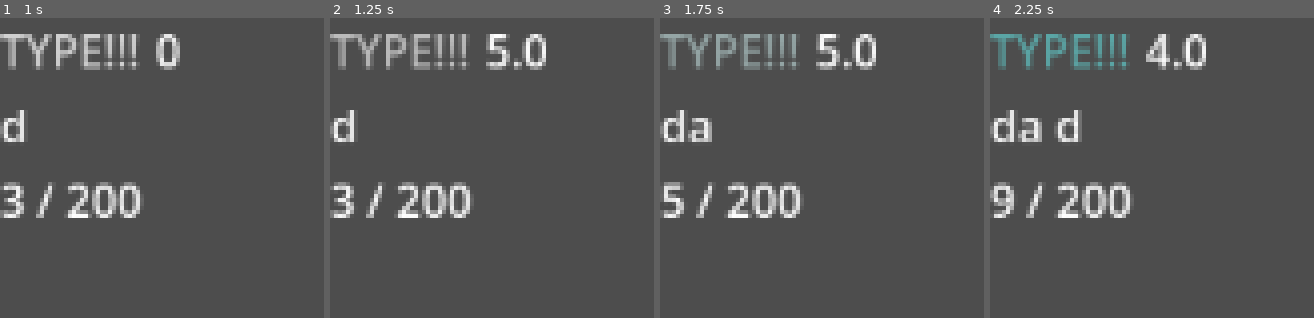
Above: before the commit, frames 1-4 (left to right).
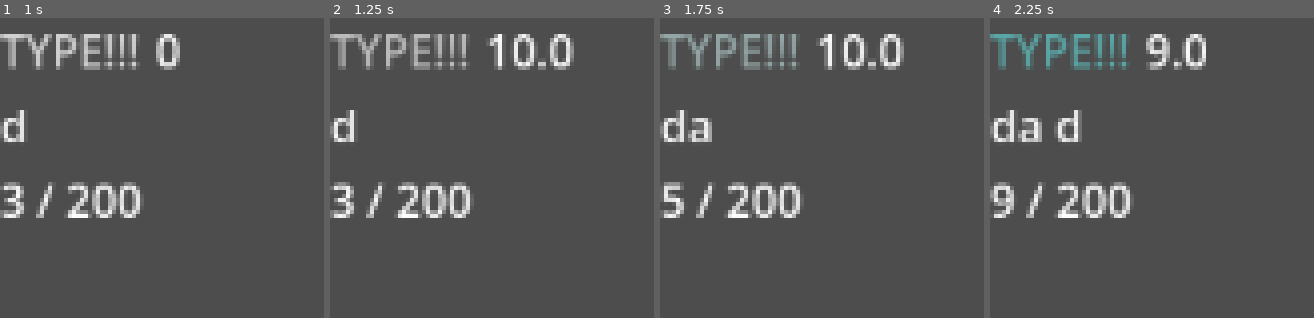
Above: after the commit, the same moments.

Repository: Morridev0/Prog_Anx
Game: Godot game, scene res://scenes/keep_typing_minigame.tscn
The game is run twice, just before and just after one commit, with the same random seed, the same clock (stepped at 60 frames per second) and the same inputs. The project has no main scene, so this scene is started directly.
Inputs:
- Up to frame 1 (1 s): tap Enter at 0.5 s; hold D (right, bound only after the commit) from 0.53 s (still down)
- Up to frame 2 (1.25 s): keep holding D (right, bound only after the commit)
- Up to frame 3 (1.75 s): release D (right, bound only after the commit) at 1.28 s; hold A (left, bound only after the commit) from 1.28 s (still down)
- Up to frame 4 (2.25 s): tap Space at 2 s; release A (left, bound only after the commit) at 2.03 s; hold D (right, bound only after the commit) from 2.03 s (still down)

Frame 1 is identical in both runs. In frame 2, 2.2% of the frame differs, in the area x 48-76%, y 5-18%; in frame 3, 2.2%; in frame 4, 0.7%.

Commit message:
base minijuego done

Diff:
--- /dev/null
+++ b/assets/sprites/Gabi_bull.tres
@@ -0,0 +1,7 @@
+[gd_resource type="AtlasTexture" format=3 uid="uid://6einkc68xho8"]
+
+[ext_resource type="Texture2D" uid="uid://cy05mj1vud0ah" path="res://assets/images/Energy_drinks.png" id="1_f71kj"]
+
+[resource]
+atlas = ExtResource("1_f71kj")
+region = Rect2(20, 0, 23, 59)
--- /dev/null
+++ b/assets/sprites/Laruxx_bull.tres
@@ -0,0 +1,7 @@
+[gd_resource type="AtlasTexture" format=3 uid="uid://bfnwh7ihh7dof"]
+
+[ext_resource type="Texture2D" uid="uid://cy05mj1vud0ah" path="res://assets/images/Energy_drinks.png" id="1_0xvn6"]
+
+[resource]
+atlas = ExtResource("1_0xvn6")
+region = Rect2(148, 0, 23, 59)
--- /dev/null
+++ b/assets/sprites/Morri_bull.tres
@@ -0,0 +1,7 @@
+[gd_resource type="AtlasTexture" format=3 uid="uid://bhj21lnsmfi1"]
+
+[ext_resource type="Texture2D" uid="uid://cy05mj1vud0ah" path="res://assets/images/Energy_drinks.png" id="1_xy6oa"]
+
+[resource]
+atlas = ExtResource("1_xy6oa")
+region = Rect2(84, 0, 23, 59)
--- /dev/null
+++ b/assets/sprites/Water_bottle.tres
@@ -0,0 +1,7 @@
+[gd_resource type="AtlasTexture" format=3 uid="uid://dderly4544el3"]
+
+[ext_resource type="Texture2D" uid="uid://cy05mj1vud0ah" path="res://assets/images/Energy_drinks.png" id="1_f4gtn"]
+
+[resource]
+atlas = ExtResource("1_f4gtn")
+region = Rect2(278, 3, 17, 55)
--- a/project.godot
+++ b/project.godot
@@ -14,6 +14,19 @@
 config/features=PackedStringArray("4.6", "GL Compatibility")
 config/icon="res://icon.svg"
 
+[input]
+
+left={
+"deadzone": 0.2,
+"events": [Object(InputEventKey,"resource_local_to_scene":false,"resource_name":"","device":-1,"window_id":0,"alt_pressed":false,"shift_pressed":false,"ctrl_pressed":false,"meta_pressed":false,"pressed":false,"keycode":0,"physical_keycode":65,"key_label":0,"unicode":97,"location":0,"echo":false,"script":null)
+]
+}
+right={
+"deadzone": 0.2,
+"events": [Object(InputEventKey,"resource_local_to_scene":false,"resource_name":"","device":-1,"window_id":0,"alt_pressed":false,"shift_pressed":false,"ctrl_pressed":false,"meta_pressed":false,"pressed":false,"keycode":0,"physical_keycode":68,"key_label":0,"unicode":100,"location":0,"echo":false,"script":null)
+]
+}
+
 [physics]
 
 3d/physics_engine="Jolt Physics"
--- /dev/null
+++ b/scenes/item_spawned.tscn
@@ -0,0 +1,20 @@
+[gd_scene format=3 uid="uid://p8jfp757wopf"]
+
+[ext_resource type="Script" uid="uid://8iuj65cyhbqq" path="res://scripts/item_spawned.gd" id="1_54cbo"]
+[ext_resource type="Texture2D" uid="uid://6einkc68xho8" path="res://assets/sprites/Gabi_bull.tres" id="2_j6oxl"]
+[ext_resource type="Texture2D" uid="uid://bfnwh7ihh7dof" path="res://assets/sprites/Laruxx_bull.tres" id="3_awfed"]
+[ext_resource type="Texture2D" uid="uid://bhj21lnsmfi1" path="res://assets/sprites/Morri_bull.tres" id="4_kskio"]
+[ext_resource type="Texture2D" uid="uid://dderly4544el3" path="res://assets/sprites/Water_bottle.tres" id="5_s1vp0"]
+
+[sub_resource type="RectangleShape2D" id="RectangleShape2D_obce8"]
+size = Vector2(20, 52)
+
+[node name="Item_spawned" type="Area2D" unique_id=1738289767]
+script = ExtResource("1_54cbo")
+textures = Array[Texture2D]([ExtResource("2_j6oxl"), ExtResource("3_awfed"), ExtResource("4_kskio"), ExtResource("5_s1vp0")])
+
+[node name="Sprite2D" type="Sprite2D" parent="." unique_id=720303132]
+
+[node name="CollisionShape2D" type="CollisionShape2D" parent="." unique_id=875008470]
+position = Vector2(0, 16)
+shape = SubResource("RectangleShape2D_obce8")
--- a/scenes/keep_typing_minigame.tscn
+++ b/scenes/keep_typing_minigame.tscn
@@ -1,6 +1,6 @@
 [gd_scene format=3 uid="uid://bgm7gjxfxyuor"]
 
-[ext_resource type="Script" uid="uid://binxl0e1yby2p" path="res://scenes/keep_typing_minigame.gd" id="1_0yvl0"]
+[ext_resource type="Script" uid="uid://binxl0e1yby2p" path="res://scripts/keep_typing_minigame.gd" id="1_0yvl0"]
 
 [node name="KeepTyping_minigame" type="Control" unique_id=289336429]
 layout_mode = 3
--- a/scenes/pick_falling_item_minigame.tscn
+++ b/scenes/pick_falling_item_minigame.tscn
@@ -1,3 +1,74 @@
 [gd_scene format=3 uid="uid://gcpojau532si"]
 
-[node name="Pick_falling_item_minigame" type="Node2D" unique_id=1412803914]
+[ext_resource type="Script" uid="uid://pgyii7gmr2v4" path="res://scripts/pick_falling_item_minigame.gd" id="1_k35ch"]
+[ext_resource type="Script" uid="uid://duf0ytpomdwu8" path="res://scenes/player.gd" id="2_l03qm"]
+[ext_resource type="Texture2D" uid="uid://bj6nwo7eaq46b" path="res://icon.svg" id="3_emres"]
+[ext_resource type="Script" uid="uid://4rhiu0m155h7" path="res://scenes/spawner.gd" id="4_emres"]
+[ext_resource type="PackedScene" uid="uid://p8jfp757wopf" path="res://scenes/item_spawned.tscn" id="5_3biwt"]
+
+[sub_resource type="RectangleShape2D" id="RectangleShape2D_l03qm"]
+size = Vector2(124, 126)
+
+[sub_resource type="RectangleShape2D" id="RectangleShape2D_k35ch"]
+size = Vector2(22.720001, 288)
+
+[sub_resource type="RectangleShape2D" id="RectangleShape2D_ygpg7"]
+size = Vector2(25.99997, 276)
+
+[node name="Pick_falling_item_minigame" type="Control" unique_id=40202475]
+layout_mode = 3
+anchors_preset = 15
+anchor_right = 1.0
+anchor_bottom = 1.0
+grow_horizontal = 2
+grow_vertical = 2
+script = ExtResource("1_k35ch")
+
+[node name="Player" type="CharacterBody2D" parent="." unique_id=155687732]
+position = Vector2(574, 560)
+collision_layer = 5
+collision_mask = 5
+script = ExtResource("2_l03qm")
+
+[node name="Sprite2D" type="Sprite2D" parent="Player" unique_id=1093905255]
+texture = ExtResource("3_emres")
+
+[node name="CollisionShape2D" type="CollisionShape2D" parent="Player" unique_id=1522194546]
+position = Vector2(0, 1)
+shape = SubResource("RectangleShape2D_l03qm")
+
+[node name="Spawner" type="Node2D" parent="." unique_id=2061862123]
+position = Vector2(550, 0)
+script = ExtResource("4_emres")
+item_scene = ExtResource("5_3biwt")
+
+[node name="Items" type="Node2D" parent="." unique_id=1800437692]
+
+[node name="Timer_Spawn" type="Timer" parent="." unique_id=925872125]
+wait_time = 2.0
+
+[node name="Timer_Game" type="Timer" parent="." unique_id=454721721]
+
+[node name="UI" type="Control" parent="." unique_id=1635968984]
+anchors_preset = 0
+offset_right = 40.0
+offset_bottom = 40.0
+
+[node name="Order_L" type="Label" parent="UI" unique_id=1670977442]
+layout_mode = 0
+offset_right = 40.0
+offset_bottom = 23.0
+
+[node name="StaticBody2D" type="StaticBody2D" parent="." unique_id=939733420]
+collision_layer = 5
+collision_mask = 5
+
+[node name="Wall1" type="CollisionShape2D" parent="StaticBody2D" unique_id=2068649822]
+position = Vector2(10.639999, 584)
+shape = SubResource("RectangleShape2D_k35ch")
+
+[node name="StaticBody2D2" type="StaticBody2D" parent="." unique_id=1670684043]
+
+[node name="Wall2" type="CollisionShape2D" parent="StaticBody2D2" unique_id=2135803224]
+position = Vector2(1139, 583)
+shape = SubResource("RectangleShape2D_ygpg7")
--- /dev/null
+++ b/scenes/player.gd
@@ -0,0 +1,17 @@
+extends CharacterBody2D
+
+
+const SPEED = 300.0
+const JUMP_VELOCITY = -400.0
+
+
+func _physics_process(delta: float) -> void:
+	# Get the input direction and handle the movement/deceleration.
+	# As good practice, you should replace UI actions with custom gameplay actions.
+	var direction := Input.get_axis("left", "right")
+	if direction:
+		velocity.x = direction * SPEED
+	else:
+		velocity.x = move_toward(velocity.x, 0, SPEED)
+
+	move_and_slide()
--- /dev/null
+++ b/scenes/spawner.gd
@@ -0,0 +1,36 @@
+extends Node2D
+
+@export var item_scene: PackedScene
+@export var spawn_y := -40
+@export var spawn_width := 800
+
+
+@onready var items = $"../Items"
+@onready var spawn_timer = $"../Timer_Spawn"
+
+
+# Called when the node enters the scene tree for the first time.
+func _ready() -> void:
+	spawn_timer.timeout.connect(Callable(self, "spawn"))
+	spawn()
+
+
+# Called every frame. 'delta' is the elapsed time since the previous frame.
+func _process(delta: float) -> void:
+	pass
+
+
+func spawn():
+	var item := item_scene.instantiate()
+	item.position = Vector2(randf_range(0, spawn_width), spawn_y)
+
+	items.add_child(item)
+
+# Flujo
+
+func _start_game():
+	spawn_timer.start()
+
+
+func _end_game():
+	spawn_timer.stop()
--- /dev/null
+++ b/scripts/item_spawned.gd
@@ -0,0 +1,18 @@
+extends Area2D
+
+
+@export var textures: Array[Texture2D]
+@export var fall_speed := 300.0
+
+@onready var sprite := $Sprite2D
+@onready var item := $"."
+
+# Called when the node enters the scene tree for the first time.
+func _ready() -> void:
+	if textures.size() > 0:
+		sprite.texture = textures.pick_random()
+
+
+# Called every frame. 'delta' is the elapsed time since the previous frame.
+func _process(delta: float) -> void:
+	item.position.y += fall_speed * delta
--- a/scenes/keep_typing_minigame.gd
+++ b/scripts/keep_typing_minigame.gd
@@ -3,7 +3,7 @@
 signal minigame_finished(succes: bool)
 
 @export var ready_time := 1.0 # Grace time
-@export var game_time := 5.0 # Time to win
+@export var game_time := 10.0 # Time to win
 @export var input_goal := 200 # Input goal
 @export var max_visible_chars := 35
 
--- /dev/null
+++ b/scripts/pick_falling_item_minigame.gd
@@ -0,0 +1,12 @@
+extends Control
+
+@onready var spawner = $Spawner
+
+# Called when the node enters the scene tree for the first time.
+func _ready() -> void:
+	spawner._start_game()
+
+
+# Called every frame. 'delta' is the elapsed time since the previous frame.
+func _process(delta: float) -> void:
+	pass
Binary file added: assets/images/Energy_drinks.png
Not shown, added: assets/images/Energy_drinks.png.import
Not shown, added: scenes/player.gd.uid
Not shown, added: scenes/spawner.gd.uid
Not shown, added: scripts/item_spawned.gd.uid
Renamed: scenes/keep_typing_minigame.gd.uid -> scripts/keep_typing_minigame.gd.uid
Not shown, added: scripts/pick_falling_item_minigame.gd.uid
